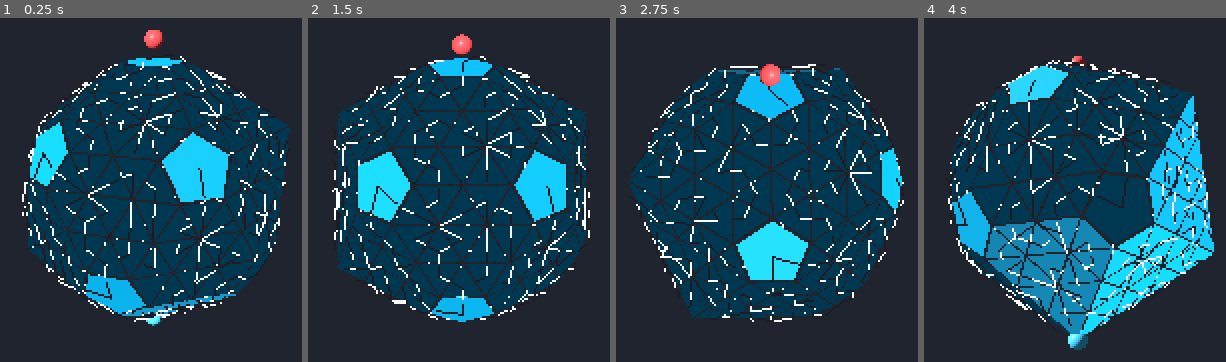
Above: before the commit, frames 1-4 (left to right).
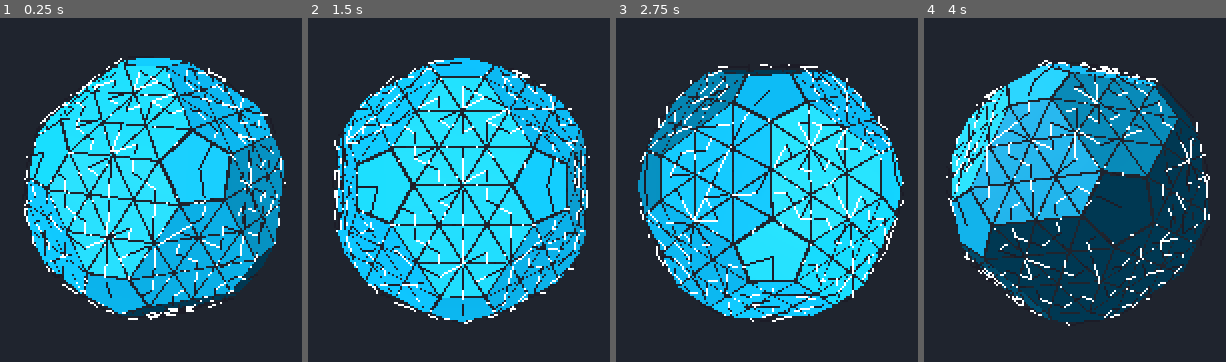
Above: after the commit, the same moments.

Repository: GreenerC96/IcoTrap
Game: Godot game, scene res://scenes/main.tscn
Same seed, same stepped clock (60 frames per second), same inputs: the game is played once before the commit and once after it.
Inputs (mouse positions are in pixels of both pictures, inside the frame that each line leads up to):
- Up to frame 1 (0.25 s): no input
- Up to frame 2 (1.5 s): tap Enter at 0.5 s; move the mouse to (outside the picture) at 0.52 s; click (outside the picture) at 0.67 s; tap Space at 1.25 s; drag from (outside the picture) to (outside the picture) at 1.27 s
- Up to frame 3 (2.75 s): tap Enter at 2 s; move the mouse to (outside the picture) at 2.02 s; click (outside the picture) at 2.17 s
- Up to frame 4 (4 s): tap Space at 2.75 s; drag from (outside the picture) to (outside the picture) at 2.77 s; tap Enter at 3.5 s; move the mouse to (outside the picture) at 3.52 s; click (outside the picture) at 3.67 s

The runs differ from the first frame. In frame 1, 37% of the frame differs, in the area x 7-97%, y 3-90%; in frame 2, 38%; in frame 3, 39%, in the area x 3-95%, y 13-89%; in frame 4, 38%.

Commit message:
some cleanup

Diff:
--- a/objects/icosahedron.gd
+++ b/objects/icosahedron.gd
@@ -10,9 +10,9 @@
 		radius = max(value, 0.001)
 		_rebuild()
 
-@export_range(1, 8, 1) var frequency: int = 1:
-	set(value):
-		frequency = max(value, 1)
+@export_range(2, 8, 1) var frequency: int = 2:
+	set(value):
+		frequency = max(value, 2)
 		_rebuild()
 
 @export_range(0.0, 0.4, 0.01) var gap: float = 0.08:
@@ -24,27 +24,6 @@
 	set(value):
 		albedo_color = value
 		_update_tile_base_colors()
-		_update_pole_markers()
-
-@export var pole_marker_radius: float = 0.06:
-	set(value):
-		pole_marker_radius = max(value, 0.005)
-		_update_pole_markers()
-
-@export var north_pole_color: Color = Color(1.0, 0.35, 0.35):
-	set(value):
-		north_pole_color = value
-		_update_pole_markers()
-
-@export var south_pole_color: Color = Color(0.35, 0.85, 1.0):
-	set(value):
-		south_pole_color = value
-		_update_pole_markers()
-
-@export_range(0, 12, 1) var pentagon_vertex_count: int = 0:
-	set(value):
-		pentagon_vertex_count = clampi(value, 0, 12)
-		_rebuild()
 
 @export var direction_seed: int = 1:
 	set(value):
@@ -63,10 +42,6 @@
 
 
 var _facets_root: Node3D
-var _pole_markers_root: Node3D
-var _highlighted_neighbors: Array[Tile] = []
-var _highlighted_opposites: Array[Tile] = []
-var _highlighted_direction: Array[Tile] = []
 var _next_tile_id: int = 0
 
 
@@ -81,41 +56,10 @@
 	get_viewport().physics_object_picking = true
 
 
-func select_tile_neighbors(tile: Tile) -> void:
-	_clear_selection_highlights()
-	for neighbor in tile.neighbours:
-		neighbor.set_neighbor_highlight(true)
-		_highlighted_neighbors.append(neighbor)
-	for opposite in tile.opposites:
-		if opposite is Tile:
-			opposite.set_opposite_highlight(true)
-			_highlighted_opposites.append(opposite)
-	for target in tile.direction_targets:
-		if target != null and is_instance_valid(target):
-			target.set_direction_highlight(true)
-			_highlighted_direction.append(target)
-
-
-func _clear_selection_highlights() -> void:
-	for neighbor in _highlighted_neighbors:
-		if is_instance_valid(neighbor):
-			neighbor.set_neighbor_highlight(false)
-	_highlighted_neighbors.clear()
-	for opposite in _highlighted_opposites:
-		if is_instance_valid(opposite):
-			opposite.set_opposite_highlight(false)
-	_highlighted_opposites.clear()
-	for target in _highlighted_direction:
-		if is_instance_valid(target):
-			target.set_direction_highlight(false)
-	_highlighted_direction.clear()
-
-
 func _rebuild() -> void:
 	if not is_inside_tree():
 		return
 
-	_clear_selection_highlights()
 	_ensure_scene_roots()
 	_remove_stale_generated_children()
 	_clear_facets()
@@ -152,7 +96,6 @@
 	vertex_map = _build_vertex_map()
 	_link_tile_opposites(vertex_map)
 	_assign_tile_directions()
-	_update_pole_markers()
 
 
 func _register_tile_edges(
@@ -317,13 +260,12 @@
 	icosahedron_vertices: PackedVector3Array,
 	vertex_map: Dictionary
 ) -> void:
-	if pentagon_vertex_count <= 0 or _facets_root == null:
-		return
-
-	var chosen_vertices := _pick_pentagon_vertices(icosahedron_vertices)
+	if _facets_root == null:
+		return
+
 	var consumed: Dictionary = {}
 
-	for vertex in chosen_vertices:
+	for vertex in icosahedron_vertices:
 		var key := _vertex_key(vertex)
 		if not vertex_map.has(key):
 			continue
@@ -358,25 +300,6 @@
 			[inset[0], inset[1], inset[2], inset[3], inset[4]],
 			[loop[0], loop[1], loop[2], loop[3], loop[4]]
 		)
-
-
-func _pick_pentagon_vertices(icosahedron_vertices: PackedVector3Array) -> Array[Vector3]:
-	var rng := RandomNumberGenerator.new()
-	rng.seed = direction_seed
-	var indices: Array[int] = []
-	for i in icosahedron_vertices.size():
-		indices.append(i)
-	for i in indices.size() - 1:
-		var j := rng.randi_range(i, indices.size() - 1)
-		var tmp: int = indices[i]
-		indices[i] = indices[j]
-		indices[j] = tmp
-
-	var count := mini(pentagon_vertex_count, indices.size())
-	var result: Array[Vector3] = []
-	for i in count:
-		result.append(icosahedron_vertices[indices[i]])
-	return result
 
 
 func _build_pentagon_corner_loop(vertex: Vector3, fan_tiles: Array[Tile]) -> Array[Vector3]:
@@ -465,7 +388,6 @@
 
 func _ensure_scene_roots() -> void:
 	_facets_root = _get_or_create_child_node("Facets", _facets_root)
-	_pole_markers_root = _get_or_create_child_node("PoleMarkers", _pole_markers_root)
 
 
 func _get_or_create_child_node(node_name: String, cached: Node3D) -> Node3D:
@@ -492,15 +414,15 @@
 
 
 func _should_persist_editor_children() -> bool:
-	# Generated facets/markers are rebuilt from exports; never save them into .tscn files.
+	# Generated facets are rebuilt from exports; never save them into .tscn files.
 	return false
 
 
 func _remove_stale_generated_children() -> void:
 	for child in get_children():
-		if child == _facets_root or child == _pole_markers_root:
-			continue
-		if child.name == "Facets" or child.name == "PoleMarkers":
+		if child == _facets_root:
+			continue
+		if child.name == "Facets":
 			continue
 		remove_child(child)
 		child.free()
@@ -526,47 +448,10 @@
 	var tile: Tile = TILE_SCENE.instantiate()
 	tile.name = "Tile%d" % _next_tile_id
 	_next_tile_id += 1
-	tile.configure(inset_corners, pre_inset_corners, albedo_color, self)
+	tile.configure(inset_corners, pre_inset_corners, albedo_color)
 	_facets_root.add_child(tile)
 	_set_editor_owner(tile)
 	return tile
-
-
-func _update_pole_markers() -> void:
-	if not is_inside_tree():
-		return
-
-	_ensure_scene_roots()
-	_clear_pole_markers()
-
-	_add_pole_marker("NorthPole", Vector3(0.0, radius, 0.0), north_pole_color)
-	_add_pole_marker("SouthPole", Vector3(0.0, -radius, 0.0), south_pole_color)
-
-
-func _clear_pole_markers() -> void:
-	if _pole_markers_root == null:
-		return
-	for child in _pole_markers_root.get_children():
-		_pole_markers_root.remove_child(child)
-		child.free()
-
-
-func _add_pole_marker(marker_name: String, position: Vector3, color: Color) -> void:
-	var marker := MeshInstance3D.new()
-	marker.name = marker_name
-	marker.position = position
-	marker.mesh = SphereMesh.new()
-	(marker.mesh as SphereMesh).radius = pole_marker_radius
-	(marker.mesh as SphereMesh).height = pole_marker_radius * 2.0
-
-	var material := StandardMaterial3D.new()
-	material.albedo_color = color
-	material.metallic = 0.05
-	material.roughness = 0.4
-	marker.material_override = material
-
-	_pole_markers_root.add_child(marker)
-	_set_editor_owner(marker)
 
 
 func _get_pole_alignment_basis() -> Basis:
--- a/objects/icosahedron.tscn
+++ b/objects/icosahedron.tscn
@@ -8,6 +8,3 @@
 frequency = 2
 gap = 0.08
 albedo_color = Color(0, 0.6862037, 0.8552197, 1)
-pole_marker_radius = 0.06
-north_pole_color = Color(1, 0.35, 0.35, 1)
-south_pole_color = Color(0.35, 0.85, 1, 1)
--- a/objects/tile.gd
+++ b/objects/tile.gd
@@ -4,9 +4,6 @@
 const TRIANGLE_SCENE := preload("res://objects/triangle.tscn")
 
 const COLOR_HOVER := Color.WHITE
-const COLOR_NEIGHBOR := Color(0.25, 0.82, 0.38)
-const COLOR_OPPOSITE := Color(0.95, 0.88, 0.2)
-const COLOR_DIRECTION := Color(0.92, 0.22, 0.22)
 
 const COLLISION_THICKNESS := 0.04
 const ARROW_LIFT_RADIUS_FACTOR := 2.5
@@ -17,14 +14,10 @@
 var direction_targets: Array[Tile] = []
 var wind_source_tiles: Array[Tile] = []
 
-var _world: Node3D
 var _mesh_instance: MeshInstance3D
 var _material: StandardMaterial3D
 var _base_color: Color = Color(0.45, 0.62, 0.92)
 var _hovered: bool = false
-var _neighbor_highlighted: bool = false
-var _opposite_highlighted: bool = false
-var _direction_highlighted: bool = false
 
 var _inset_corners: Array[Vector3] = []
 var _pre_inset_corners: Array[Vector3] = []
@@ -35,10 +28,8 @@
 func configure(
 	inset_corners: Array,
 	pre_inset_corners: Array,
-	base_color: Color,
-	world: Node3D
+	base_color: Color
 ) -> void:
-	_world = world
 	_base_color = base_color
 	_inset_corners = _array_to_vector3(inset_corners)
 	_pre_inset_corners = _array_to_vector3(pre_inset_corners)
@@ -119,32 +110,11 @@
 	refresh_visual()
 
 
-func set_neighbor_highlight(enabled: bool) -> void:
-	_neighbor_highlighted = enabled
-	refresh_visual()
-
-
-func set_opposite_highlight(enabled: bool) -> void:
-	_opposite_highlighted = enabled
-	refresh_visual()
-
-
-func set_direction_highlight(enabled: bool) -> void:
-	_direction_highlighted = enabled
-	refresh_visual()
-
-
 func refresh_visual() -> void:
 	if _material == null:
 		return
 	if _hovered:
 		_material.albedo_color = COLOR_HOVER
-	elif _direction_highlighted:
-		_material.albedo_color = COLOR_DIRECTION
-	elif _neighbor_highlighted:
-		_material.albedo_color = COLOR_NEIGHBOR
-	elif _opposite_highlighted:
-		_material.albedo_color = COLOR_OPPOSITE
 	else:
 		_material.albedo_color = _base_color
 
@@ -154,7 +124,6 @@
 		return
 	mouse_entered.connect(_on_mouse_entered)
 	mouse_exited.connect(_on_mouse_exited)
-	input_event.connect(_on_input_event)
 
 
 func _on_mouse_entered() -> void:
@@ -165,20 +134,6 @@
 func _on_mouse_exited() -> void:
 	_hovered = false
 	refresh_visual()
-
-
-func _on_input_event(
-	_camera: Node,
-	event: InputEvent,
-	_position: Vector3,
-	_normal: Vector3,
-	_shape_idx: int
-) -> void:
-	if event is InputEventMouseButton:
-		var mouse_button := event as InputEventMouseButton
-		if mouse_button.pressed and mouse_button.button_index == MOUSE_BUTTON_RIGHT:
-			if _world != null and _world.has_method("select_tile_neighbors"):
-				_world.select_tile_neighbors(self)
 
 
 func _rebuild_direction_lines(arrow_radius: float) -> void:
--- a/objects/triangle.gd
+++ b/objects/triangle.gd
@@ -11,7 +11,15 @@
 
 
 func _build_triangle_mesh(a: Vector3, b: Vector3, c: Vector3) -> ArrayMesh:
-	var normal := (c - a).cross(b - a).normalized()
+	var normal := (c - a).cross(b - a)
+	if normal.length_squared() < 0.000001:
+		normal = Vector3.UP
+	else:
+		normal = normal.normalized()
+	# Vertex order stays clockwise from the outside. The cross product points inward, so flip it.
+	var centroid := (a + b + c) / 3.0
+	if normal.dot(centroid) < 0.0:
+		normal = -normal
 
 	var surface_tool := SurfaceTool.new()
 	surface_tool.begin(Mesh.PRIMITIVE_TRIANGLES)
--- a/scenes/main.tscn
+++ b/scenes/main.tscn
@@ -21,6 +21,5 @@
 
 [node name="World" parent="." unique_id=1754660743 groups=["orbit_focus"] instance=ExtResource("1_icosahedron")]
 frequency = 4
-pentagon_vertex_count = 6
 
 [node name="OrbitCamera" parent="." unique_id=516430546 instance=ExtResource("2_orbit_camera")]
Not shown, changed: rules.md
Not shown, changed: world-generation.md
